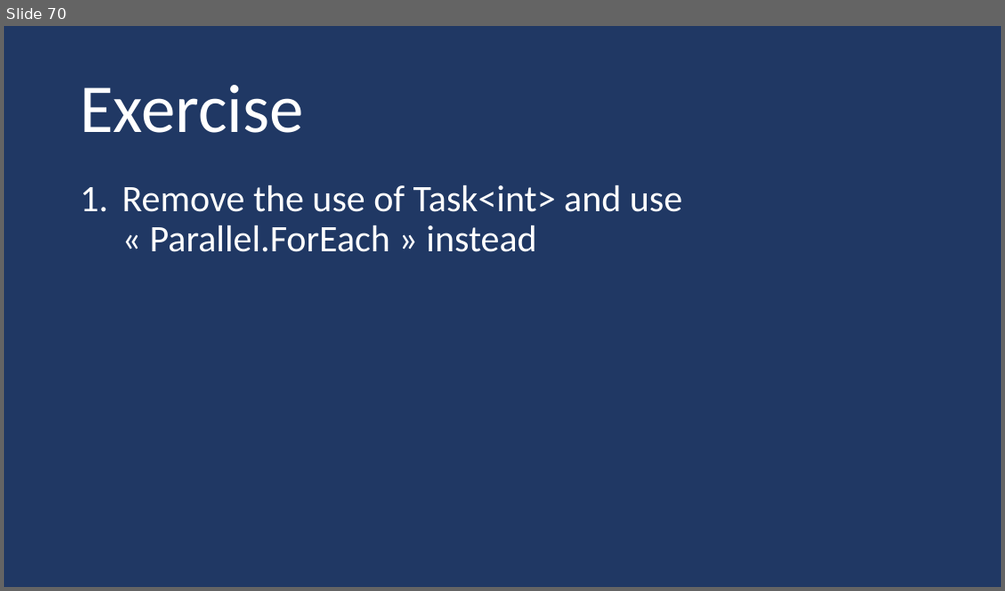
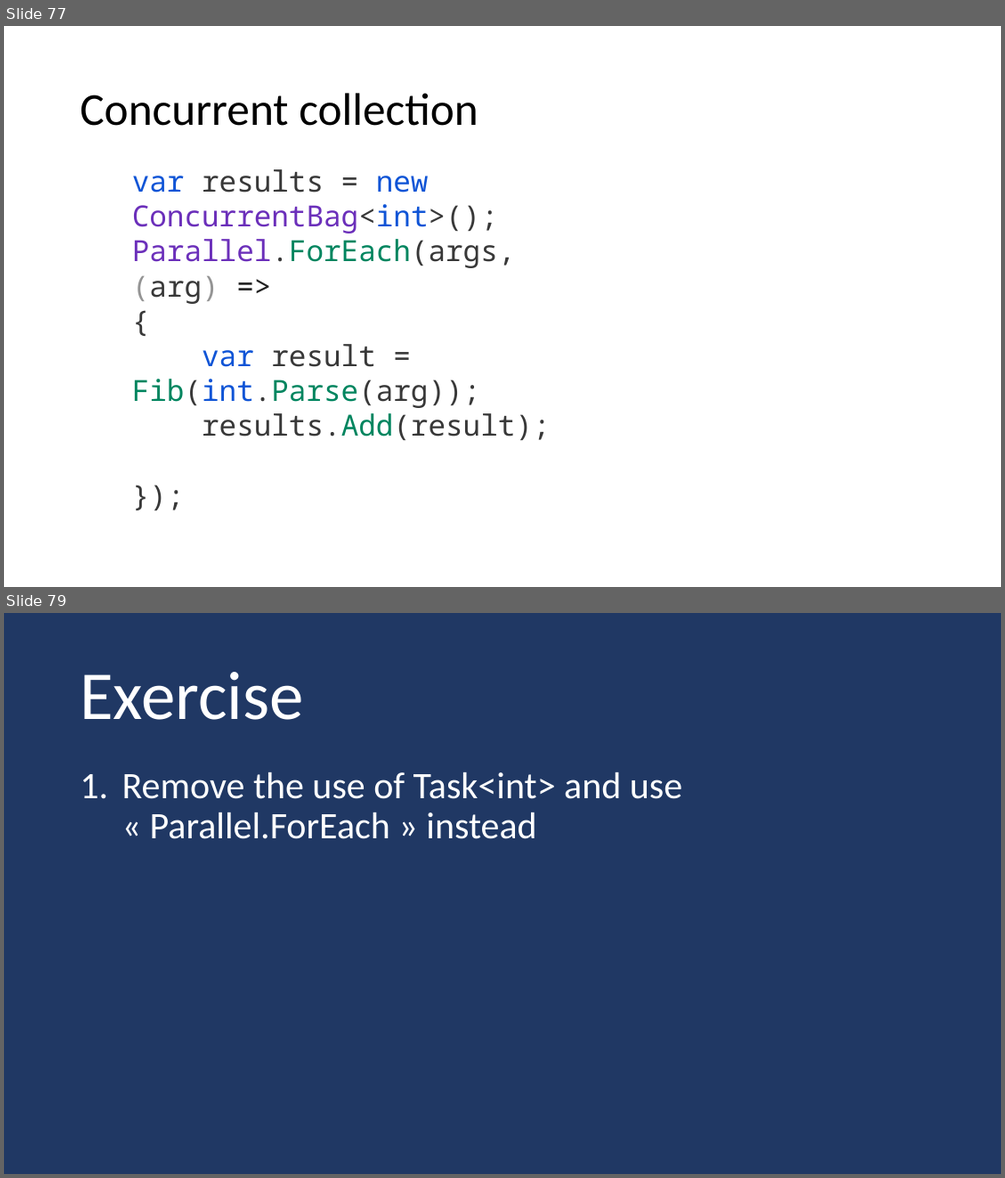
Before and after one commit to guillaume-chervet/course.dotnet, a slide deck: documentations/dotnet.pptx. Shown one above the other, each under a label of ours: slide 70 before the commit, slides 77 and 79 after it; the slides between them are not shown. The pictures are 1005x591 and 1005x1178 pixels, drawn with LibreOffice and Linux fonts; fonts in the diff are those of the drawing. Boxes give left, top, right and bottom in pixels: in the first picture for what was removed or moved away, otherwise in the second. Text is boxed around its words. In the diff, an @@ line names an element or a change of style, - is before the commit and + after.

```diff
--- a/documentations/dotnet.pptx
+++ b/documentations/dotnet.pptx
@@ slide 77 added at (x1=4, y1=26, x2=1001, y2=587), background #FFFFFF @@
@@ title added at (x1=80, y1=93, x2=478, y2=126), 44 pt, text #000000 @@
+Concurrent collection
@@ text added at (x1=132, y1=169, x2=550, y2=440), 28 pt, text #383838 @@
+var results = new ConcurrentBag<int>();
+Parallel.ForEach(args, (arg) =>
+{
+var result = Fib(int.Parse(arg));
+results.Add(result);
+});
@@ what was slide 70 is now slide 79 @@
```
Also in this commit, not shown: 4 slides changed, 12 other slides added.
